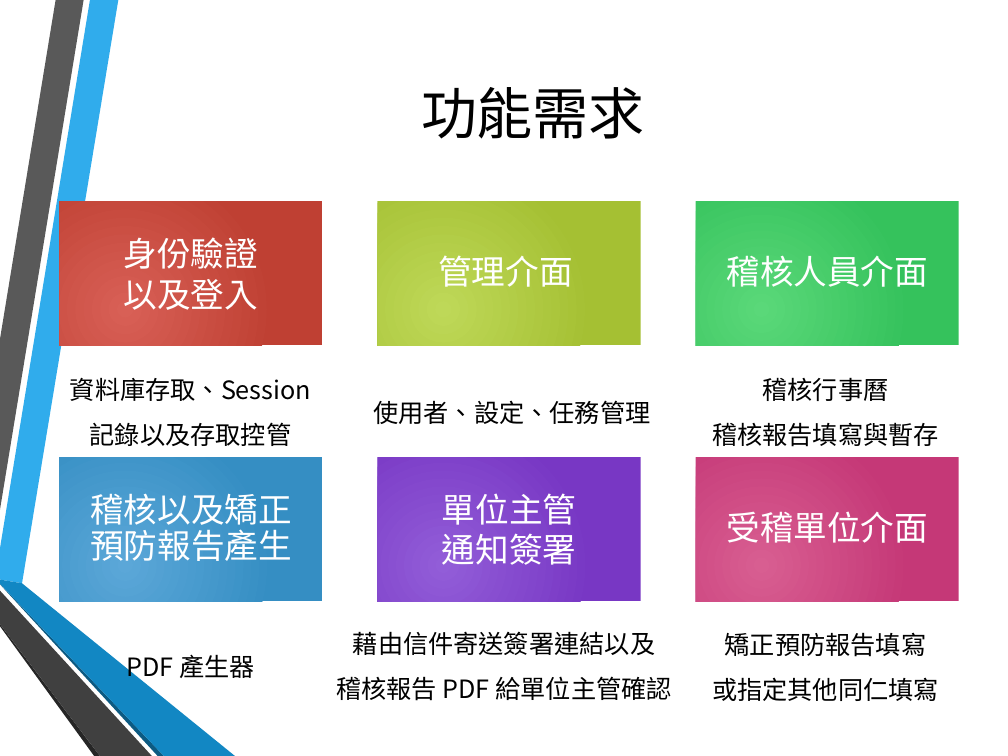
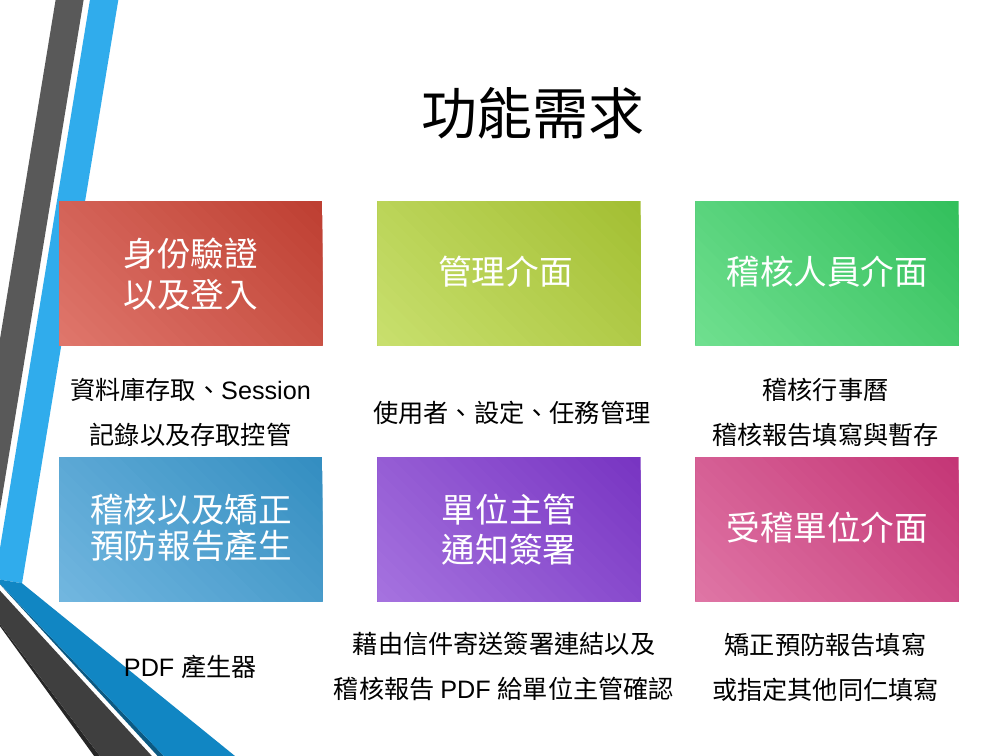
Before and after one commit to hsinewu/pia, a slide deck: slide 10 of Contest/FinalPresentation.pptx (slide 7 before the commit). Drawn at 1008x756 pixels with LibreOffice and Linux fonts; fonts in the diff are those of the drawing; background and template pictures are left out. Boxes give left, top, right and bottom in pixels: in the first picture for what was removed or moved away, otherwise in the second. Text is boxed around its words. In the diff, an @@ line names an element or a change of style, - is before the commit and + after.

Commit message:
update final presentation

```diff
--- a/Contest/FinalPresentation.pptx
+++ b/Contest/FinalPresentation.pptx
@@ rectangle at [59,202,323,346]: fill gradient #D96157 to #C04033 to gradient #DF766B to #BE3F32 @@
@@ rectangle at [378,202,641,346]: fill gradient #BFD958 to #A7C134 to gradient #C8DF6D to #A3BF33 @@
@@ rectangle at [696,202,959,346]: fill gradient #5AD979 to #35C25C to gradient #6FDF8F to #33C05C @@
@@ rectangle at [59,458,323,602]: fill gradient #5BA7D9 to #358FC4 to gradient #71B6DF to #348EC1 @@
@@ rectangle at [378,458,641,602]: fill gradient #925DD9 to #7836C5 to gradient #A572DF to #7835C2 @@
@@ rectangle at [696,458,959,602]: fill gradient #D95F92 to #C63777 to gradient #DF75A5 to #C43676 @@
@@ freeform shape at [0,584,164,756]: fill #0C5A82 to #0B5982 @@
@@ freeform shape at [0,580,235,756]: fill #1287C3 to #1186C3 @@
@@ freeform shape at [0,591,152,756]: fill #404040 to #3F3F3F @@
@@ font Noto Sans CJK SC to Arial in 9 elements at [124,237,258,310], [438,255,572,287], [727,255,929,287], [90,493,292,561], [442,494,576,565], [727,512,929,543], [70,377,311,446], [124,654,257,682], [334,631,674,701] @@
```
Also in this commit, not shown: 11 other slides changed, 7 slides added, 4 slides removed.
